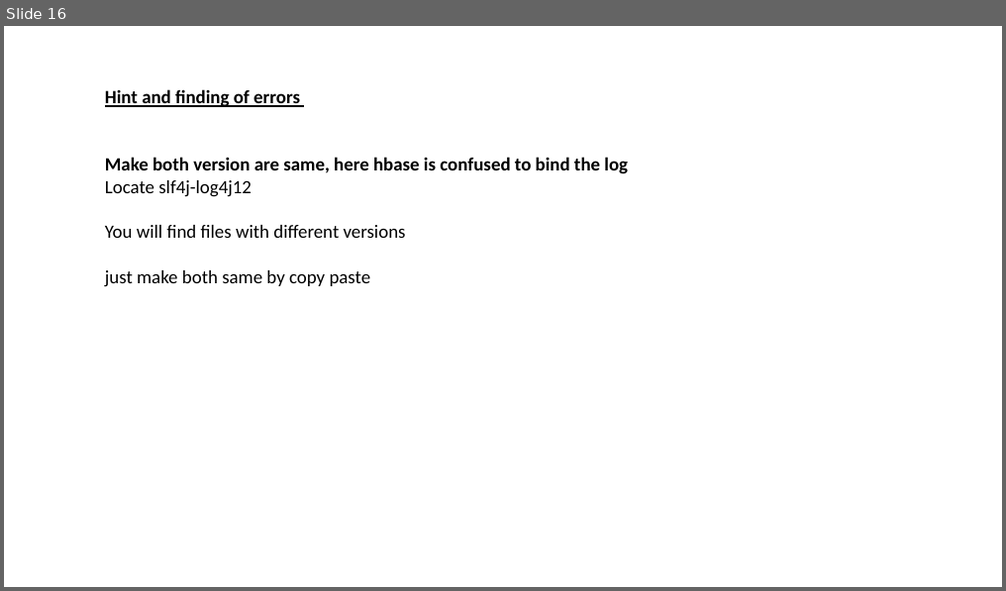
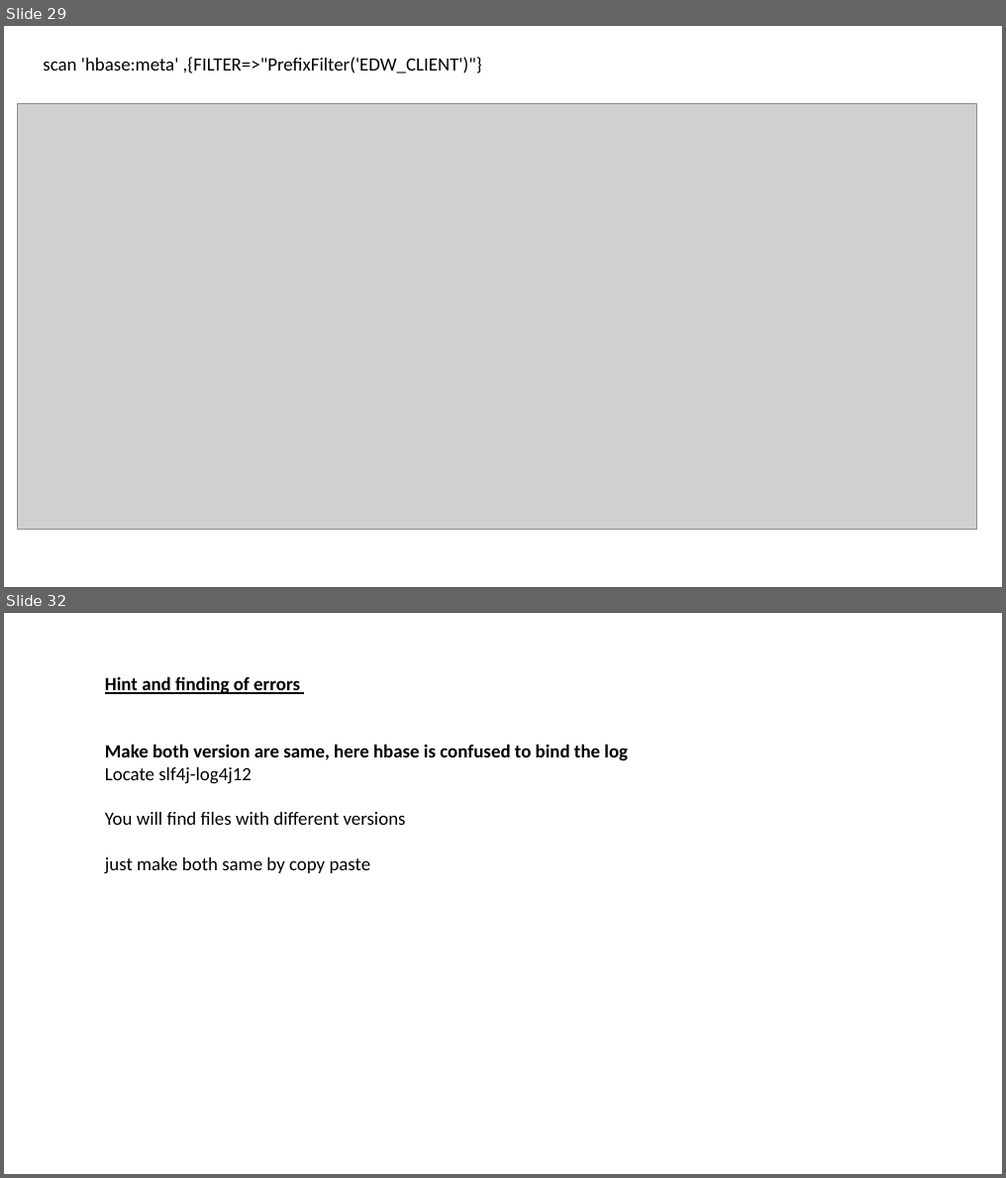
Before and after one commit to aashmishra/Bigdata_ppt, a slide deck: hbase.pptx. Shown one above the other, each under a label of ours: slide 16 before the commit, slides 29 and 32 after it; the slides between them are not shown. The pictures are 1006x591 and 1006x1178 pixels, drawn with LibreOffice and Linux fonts; fonts in the diff are those of the drawing; grey boxes stand for pictures. Boxes give left, top, right and bottom in pixels: in the first picture for what was removed or moved away, otherwise in the second. Text is boxed around its words. In the diff, an @@ line names an element or a change of style, - is before the commit and + after.

```diff
--- a/hbase.pptx
+++ b/hbase.pptx
@@ slide 29 added at [4, 26, 1002, 587], background #FFFFFF @@
@@ text added at [43, 57, 482, 74], 18 pt, text #000000 @@
+scan 'hbase:meta' ,{FILTER=>"PrefixFilter('EDW_CLIENT')"}
@@ picture added at [18, 103, 976, 529] @@
@@ what was slide 16 is now slide 32 @@
```
Also in this commit, not shown: 3 slides changed, 15 other slides added.
